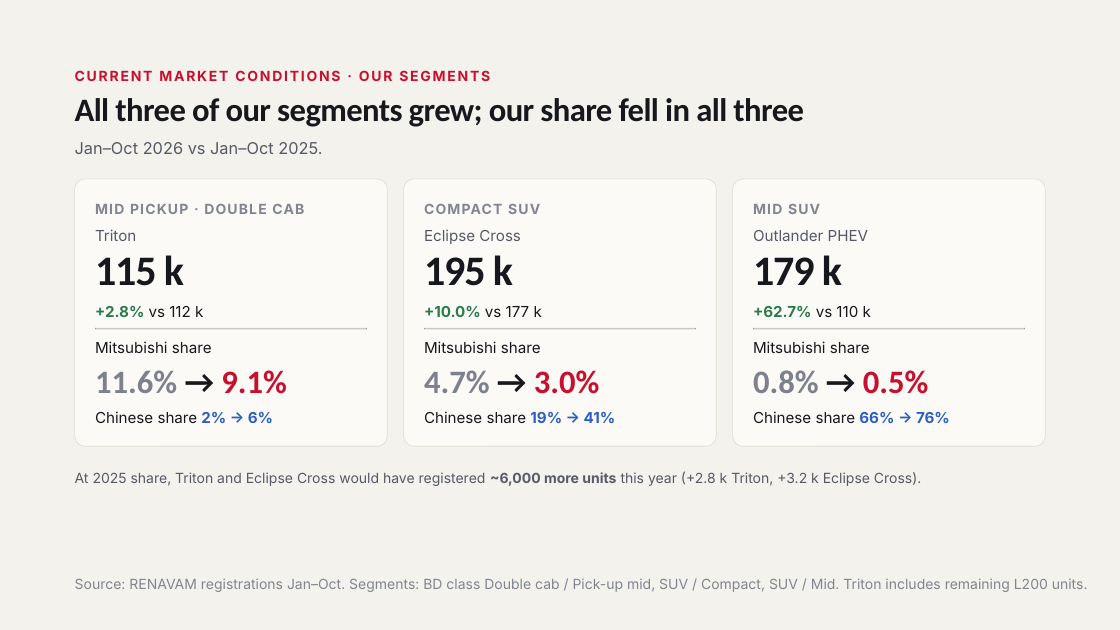
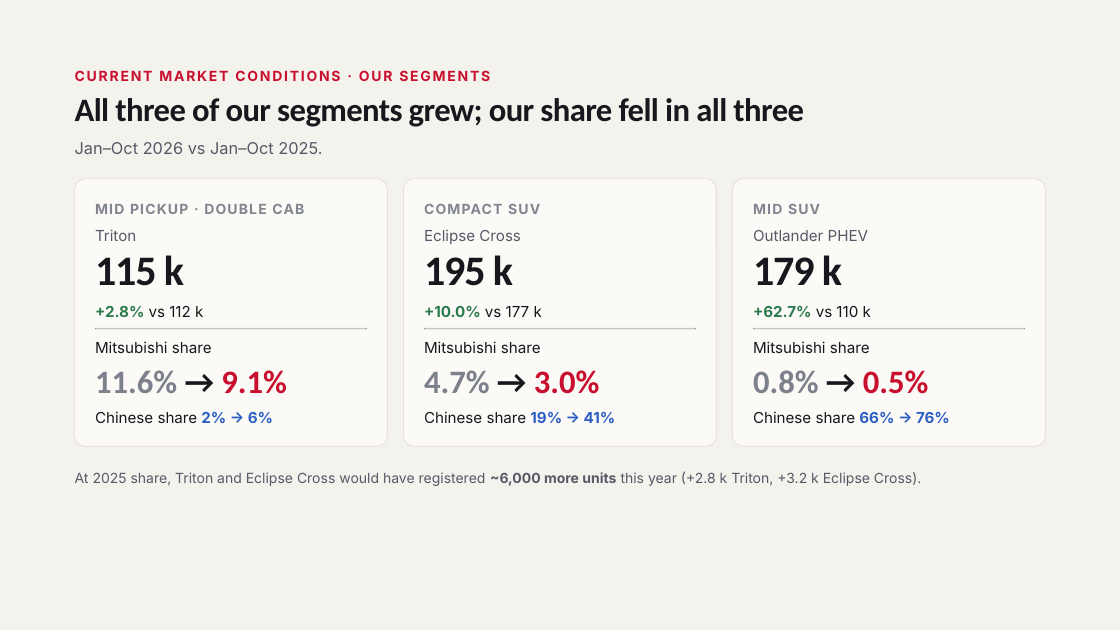
Before and after one commit to FLeone2/mercado-atlas, a slide deck: slide 11 of Mitsubishi_Brazil_Market_Network_Nov2026.pptx (slide 10 before the commit). Drawn at 1120x630 pixels with LibreOffice and Linux fonts; fonts in the diff are those of the drawing. Boxes give left, top, right and bottom in pixels: in the first picture for what was removed or moved away, otherwise in the second. Text is boxed around its words. In the diff, an @@ line names an element or a change of style, - is before the commit and + after.

```diff
--- a/Mitsubishi_Brazil_Market_Network_Nov2026.pptx
+++ b/Mitsubishi_Brazil_Market_Network_Nov2026.pptx
@@ text removed at bbox=[75, 578, 1088, 592] @@
-Source: RENAVAM registrations Jan–Oct. Segments: BD class Double cab / Pick-up mid, SUV / Compact, SUV / Mid. Triton includes remaining L200 units.
```
Also in this commit, not shown: 37 other slides changed, 3 slides added.
